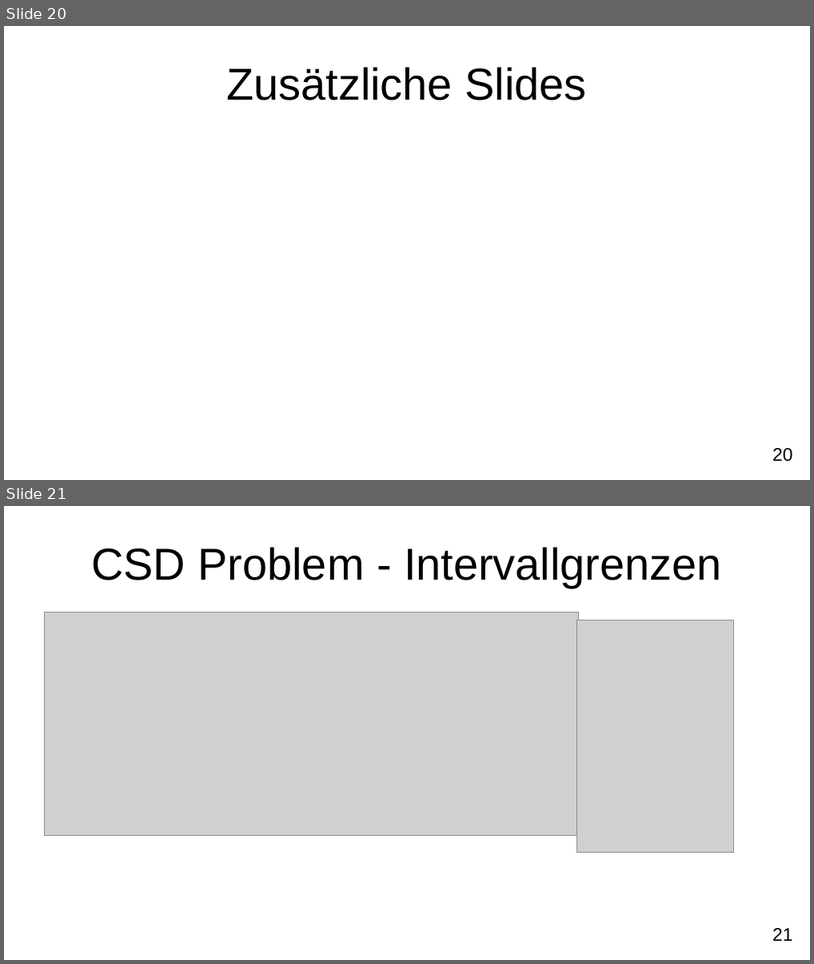
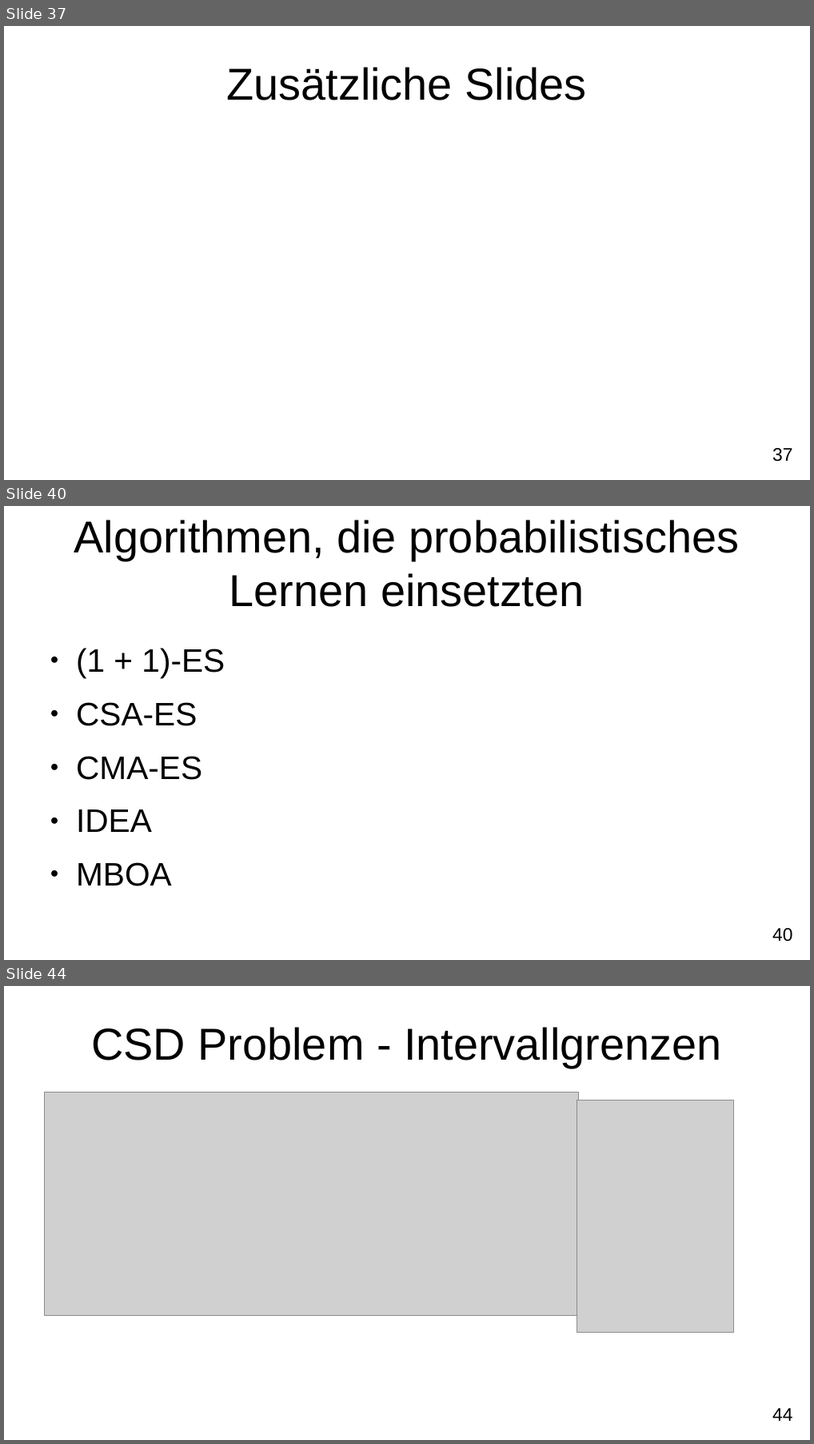
Before and after one commit to FXJackAll/Masterarbeit_Code, a slide deck: Masterarbeit_Verteidigung/Masterarbeit_Verteidigung.odp. Shown one above the other, each under a label of ours: slides 20 and 21 before the commit, slides 37, 40 and 44 after it; the slides between them are not shown. The pictures are 814x964 and 814x1444 pixels, drawn with LibreOffice and Linux fonts; fonts in the diff are those of the drawing; grey boxes stand for pictures; background and template pictures are left out. Boxes give left, top, right and bottom in pixels: in the first picture for what was removed or moved away, otherwise in the second. Text is boxed around its words. In the diff, an @@ line names an element or a change of style, - is before the commit and + after.

```diff
--- a/Masterarbeit_Verteidigung/Masterarbeit_Verteidigung.odp
+++ b/Masterarbeit_Verteidigung/Masterarbeit_Verteidigung.odp
@@ slide 40 added at [4, 506, 810, 960], background #FFFFFF; not listed: 1 template element that a slide beside it also shows @@
@@ title added at [74, 520, 739, 607], 44 pt, text #000000 @@
+Algorithmen, die probabilistisches Lernen einsetzten
@@ text added at [76, 648, 225, 886], 32 pt, text #000000 @@
+● (1 + 1)-ES
+● CSA-ES
+● CMA-ES
+● IDEA
+● MBOA
@@ what was slide 20 is now slide 37 @@
@@ page number at [773, 448, 793, 461]: text changed @@
-20
+37
@@ what was slide 21 is now slide 44 @@
@@ page number at [773, 1408, 793, 1420]: text changed @@
-21
+44
```
Also in this commit, not shown: 3 slides changed, 22 other slides added, 7 other files.
